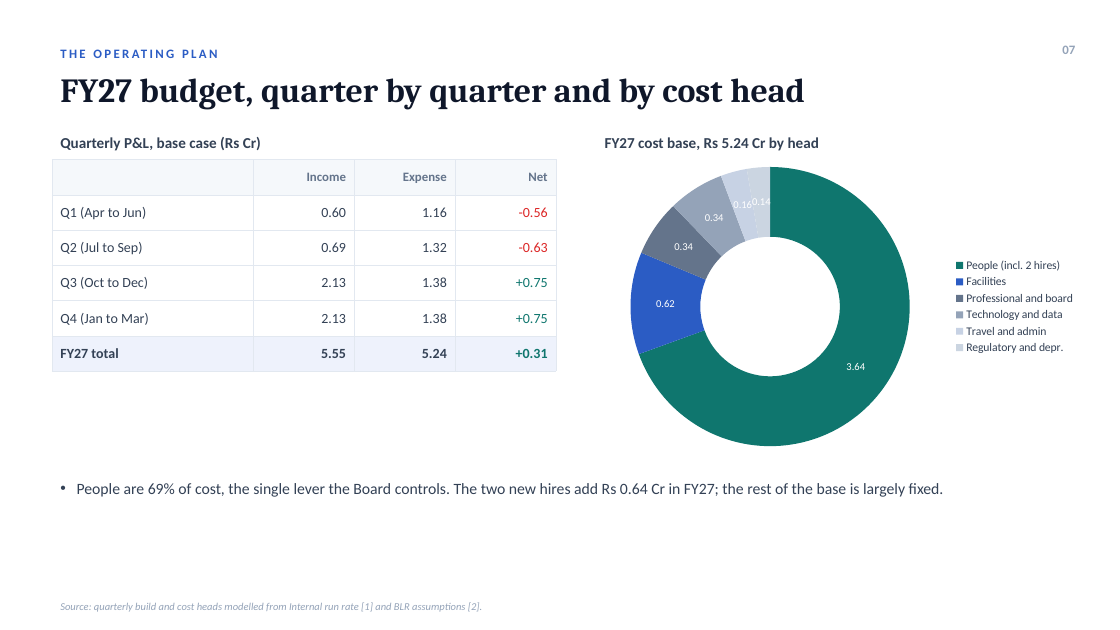
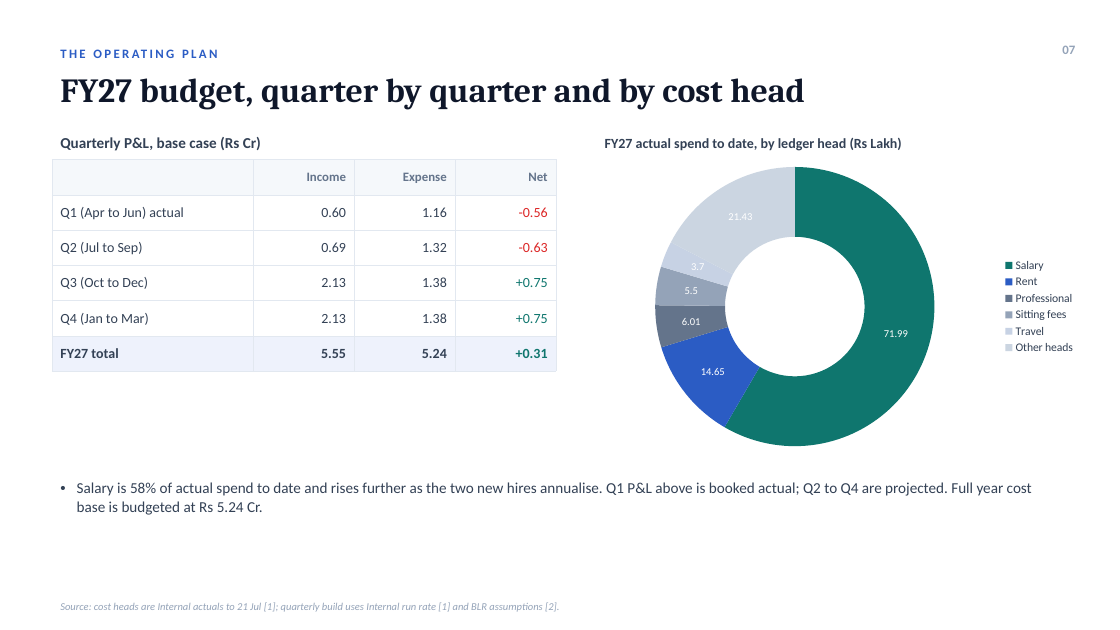
Before and after one commit to acer-developer/AOP, a slide deck: slide 7 of board/AOP_board_presentation.pptx. Drawn at 1120x630 pixels with LibreOffice and Linux fonts; fonts in the diff are those of the drawing. Boxes give left, top, right and bottom in pixels: in the first picture for what was removed or moved away, otherwise in the second. Text is boxed around its words. In the diff, an @@ line names an element or a change of style, - is before the commit and + after.

Commit message:
Ground charts in real ledger data; separate actual from projected
Add real 15-month actual income vs expense chart from the books; fix empty cost chart (now real ledger heads: Salary 72L, Rent 14.65L, etc, FY27 to date); break-even charts show actual (solid, Apr-Jun) vs projected (dashed) with divider; label FY26 actual vs FY27+ projected throughout. Web page and PPT. PPT validated.

```diff
--- a/board/AOP_board_presentation.pptx
+++ b/board/AOP_board_presentation.pptx
@@ text at (x1=605, y1=138, x2=901, y2=151): text changed; size 13 to 12 pt @@
-FY27 cost base, Rs 5.24 Cr by head
+FY27 actual spend to date, by ledger head (Rs Lakh)
@@ table at (x1=52, y1=160, x2=556, y2=362) @@
-row 2, column 1: Q1 (Apr to Jun)
+row 2, column 1: Q1 (Apr to Jun) actual
@@ doughnut chart at (x1=588, y1=155, x2=1084, y2=458) @@
-categories: People (incl. 2 hires), Facilities, Professional and board, Technology and data, Travel and admin, Regulatory and depr.
+categories: Salary, Rent, Professional, Sitting fees, Travel, Other heads
-Series 1: 3.64, 0.62, 0.34, 0.34, 0.16, 0.14
+Series 1: 71.99, 14.65, 6.01, 5.5, 3.7, 21.43
@@ text at (x1=77, y1=482, x2=1032, y2=515): text changed; size 13.5 to 13 pt @@
-• People are 69% of cost, the single lever the Board controls. The two new hires add Rs 0.64 Cr in FY27; the rest of the base is largely fixed.
+• Salary is 58% of actual spend to date and rises further as the two new hires annualise. Q1 P&L above is booked actual; Q2 to Q4 are projected. Full year cost base is budgeted at Rs 5.24 Cr.
@@ text at (x1=60, y1=602, x2=559, y2=612): text changed @@
-Source: quarterly build and cost heads modelled from Internal run rate [1] and BLR assumptions [2].
+Source: cost heads are Internal actuals to 21 Jul [1]; quarterly build uses Internal run rate [1] and BLR assumptions [2].
```
Also in this commit, not shown: 2 other slides changed, 1 other file.
